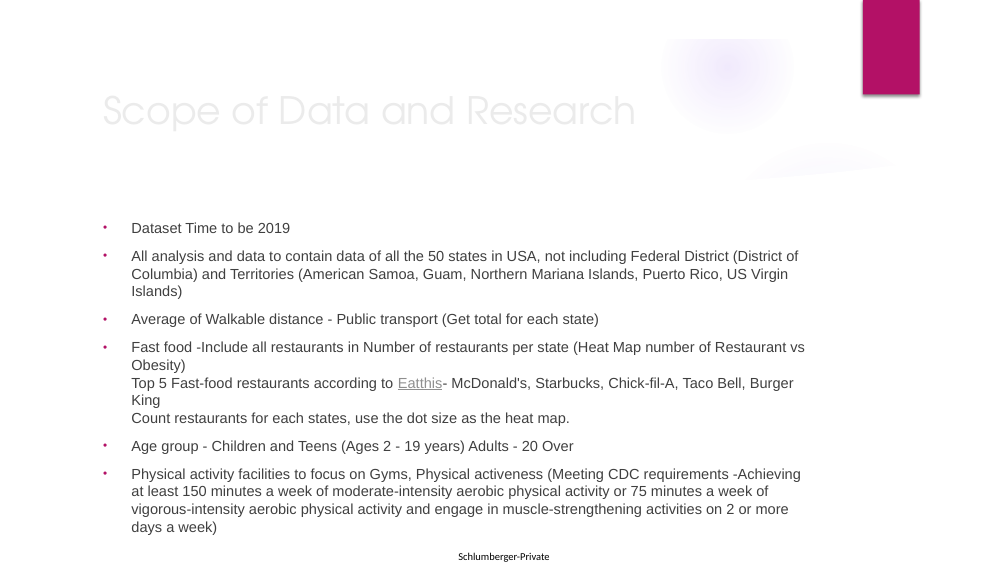
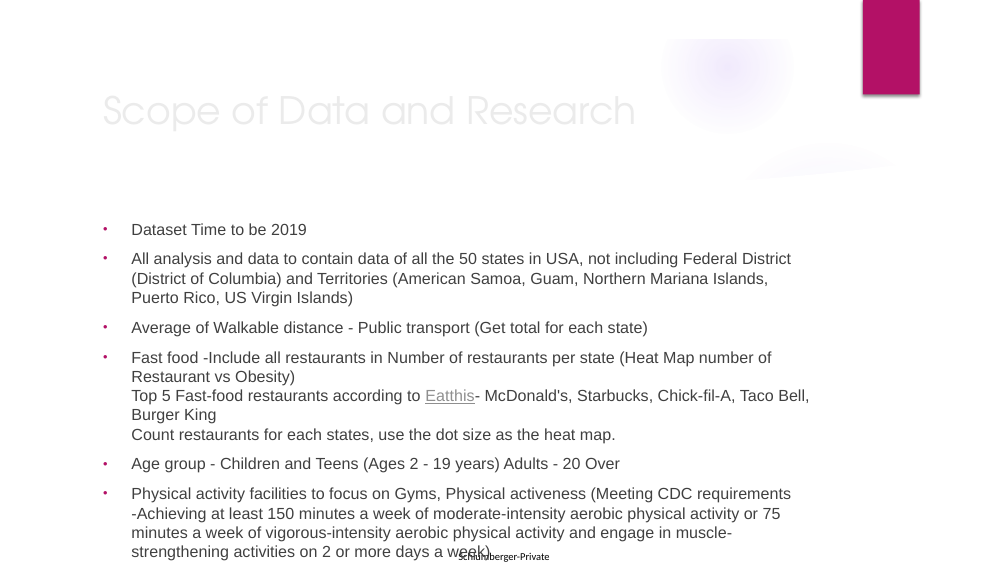
Before and after one commit to rajeshnair1984/Project_Obesity, a slide deck: slide 3 of O3_presentation.pptx. Drawn at 1008x567 pixels with LibreOffice and Linux fonts; fonts in the diff are those of the drawing; background and template pictures are left out. Boxes give left, top, right and bottom in pixels: in the first picture for what was removed or moved away, otherwise in the second. Text is boxed around its words. In the diff, an @@ line names an element or a change of style, - is before the commit and + after.

```diff
--- a/O3_presentation.pptx
+++ b/O3_presentation.pptx
@@ text "Dataset Time to be 2019" at <box>131,223,809,561</box>: size 13.9 to 15.3 pt @@
```
Also in this commit, not shown: 2 other slides changed, 2 slides added, 1 slide removed, 5 other files.
